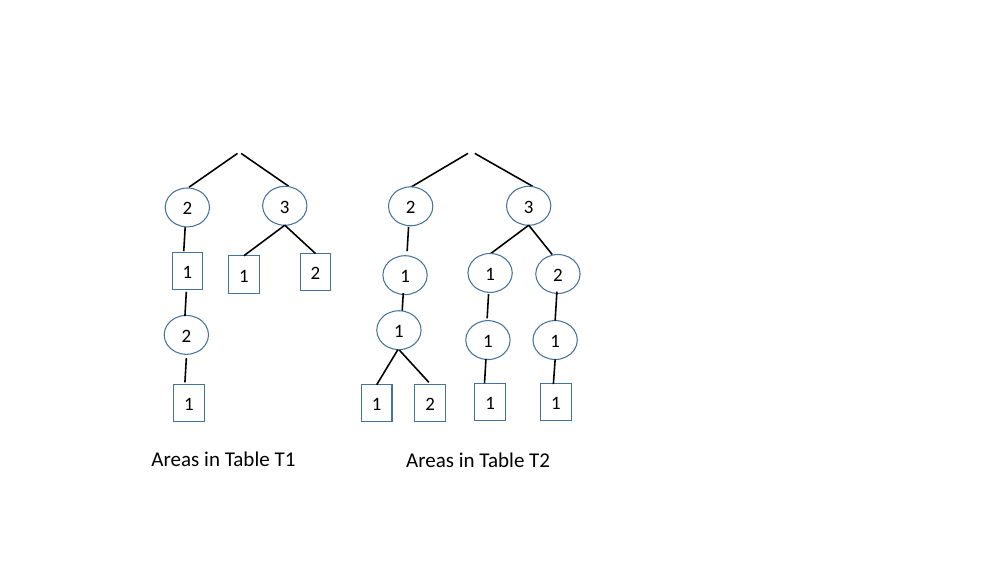
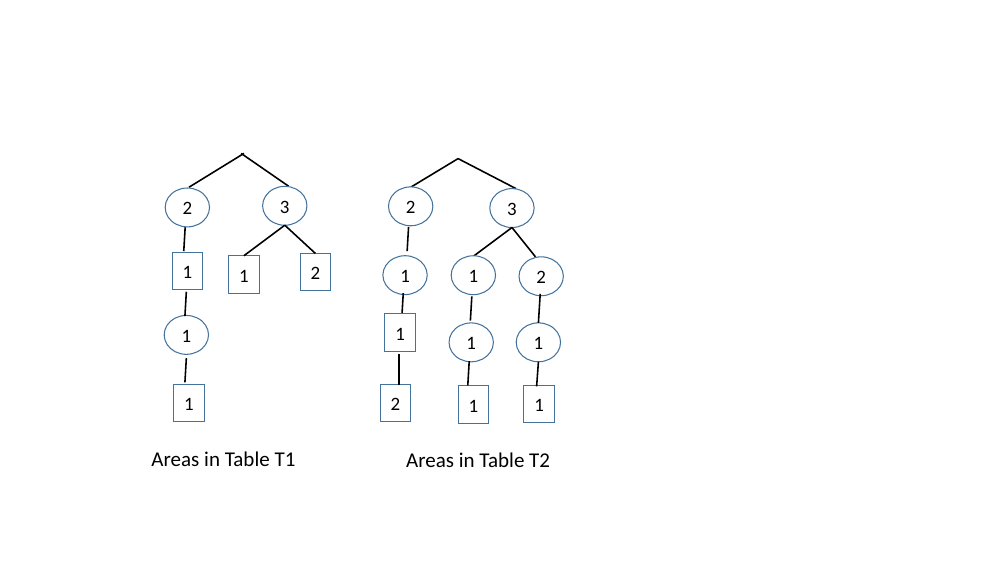
Before and after one commit to jiahenglu/taxonomy, a slide deck: slide 8 of figures/taxonomy.pptx. Drawn at 1008x567 pixels with LibreOffice and Linux fonts; fonts in the diff are those of the drawing. Boxes give left, top, right and bottom in pixels: in the first picture for what was removed or moved away, otherwise in the second. Text is boxed around its words. In the diff, an @@ line names an element or a change of style, - is before the commit and + after.

```diff
--- a/figures/taxonomy.pptx
+++ b/figures/taxonomy.pptx
@@ line moved from (237, 154) - (189, 188) to (244, 154) - (189, 188) @@
@@ line moved from (468, 154) - (411, 188) to (458, 159) - (411, 188) @@
@@ 3 lines, 1 ellipse, 1 rectangle: place and size @@
-3 lines, 1 ellipse, 1 rectangle at [468,154,571,420]
+3 lines, 1 ellipse, 1 rectangle at [451,159,554,423]
@@ 4 ellipses, 4 lines, 1 rectangle: place and size @@
-4 ellipses, 4 lines, 1 rectangle at [466,187,581,421]
+4 ellipses, 4 lines, 1 rectangle at [449,189,564,423]
@@ ellipse removed at [377,311,421,349] @@
-1
@@ rectangle "1": place and size @@
-rectangle "1" at [361,385,392,422]
+rectangle "1" at [385,314,415,351]
@@ text in ellipse at [182,330,192,342]: text changed @@
-2
+1
@@ line removed from (398, 349) to (377, 385) @@
@@ line moved from (399, 349) - (429, 383) to (399, 354) - (399, 385) @@
@@ rectangle "2": place and size @@
-rectangle "2" at [415,385,445,422]
+rectangle "2" at [380,385,411,422]
```
Also in this commit, not shown: 1 slide added, 5 other files.
